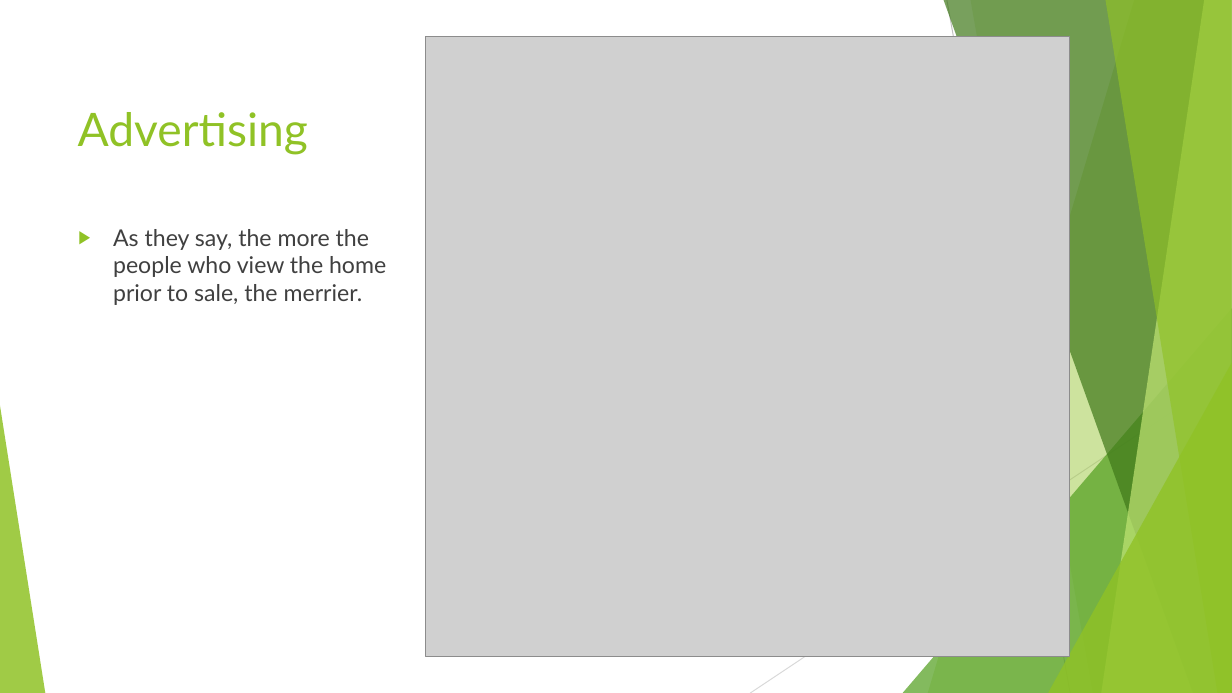
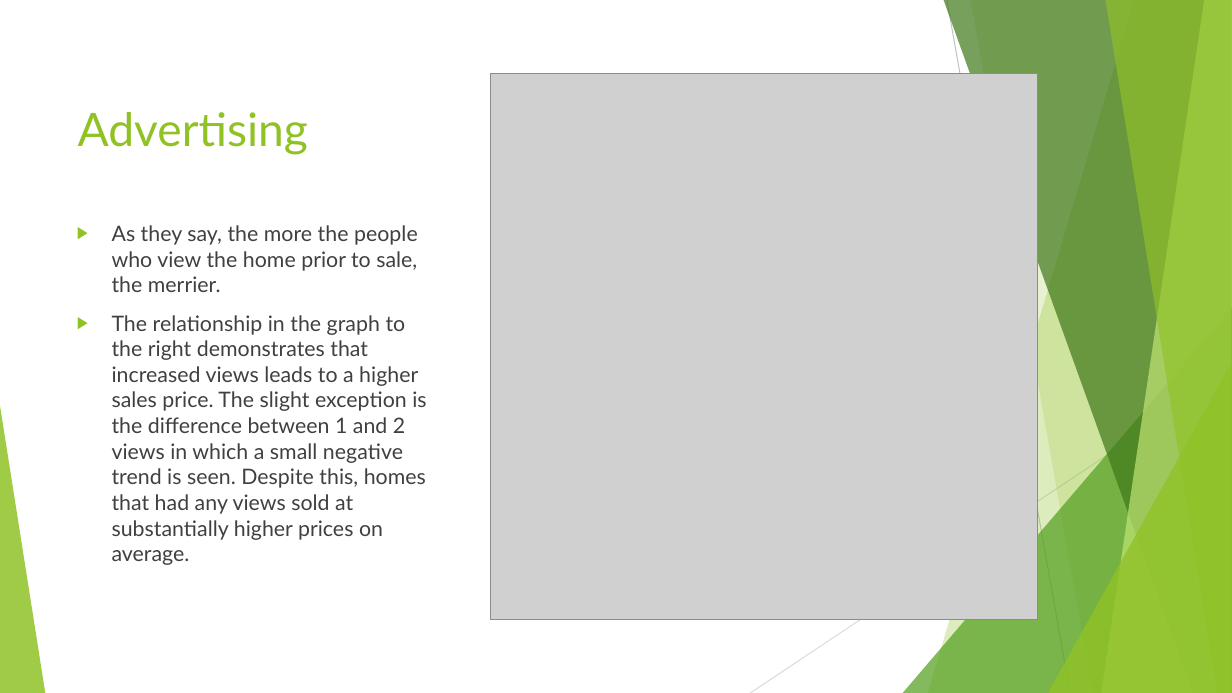
Before and after one commit to minthammock/dsc-mod-2-project-v2-1-onl01-dtsc-pt-041320, a slide deck: slide 10 of Non-Technical.pptx. Drawn at 1232x693 pixels with LibreOffice and Linux fonts; fonts in the diff are those of the drawing; grey boxes stand for pictures. Boxes give left, top, right and bottom in pixels: in the first picture for what was removed or moved away, otherwise in the second. Text is boxed around its words. In the diff, an @@ line names an element or a change of style, - is before the commit and + after.

```diff
--- a/Non-Technical.pptx
+++ b/Non-Technical.pptx
@@ picture: place and size @@
-picture at (425, 37, 1070, 656)
+picture at (491, 73, 1038, 620)
@@ text at (112, 225, 418, 292): size 18 to 16.6 pt in "As they say, the more the people ..." @@
@@ text at (112, 315, 426, 565): paragraph added @@
+▶ The relationship in the graph to the right demonstrates that increased views leads to a higher sales price. The slight exception is the difference between 1 and 2 views in which a small negative trend is seen. Despite this, homes that had any views sold at substantially higher prices on average.
```
Also in this commit, not shown: 2 other slides changed, 1 slide added, 1 other file.
